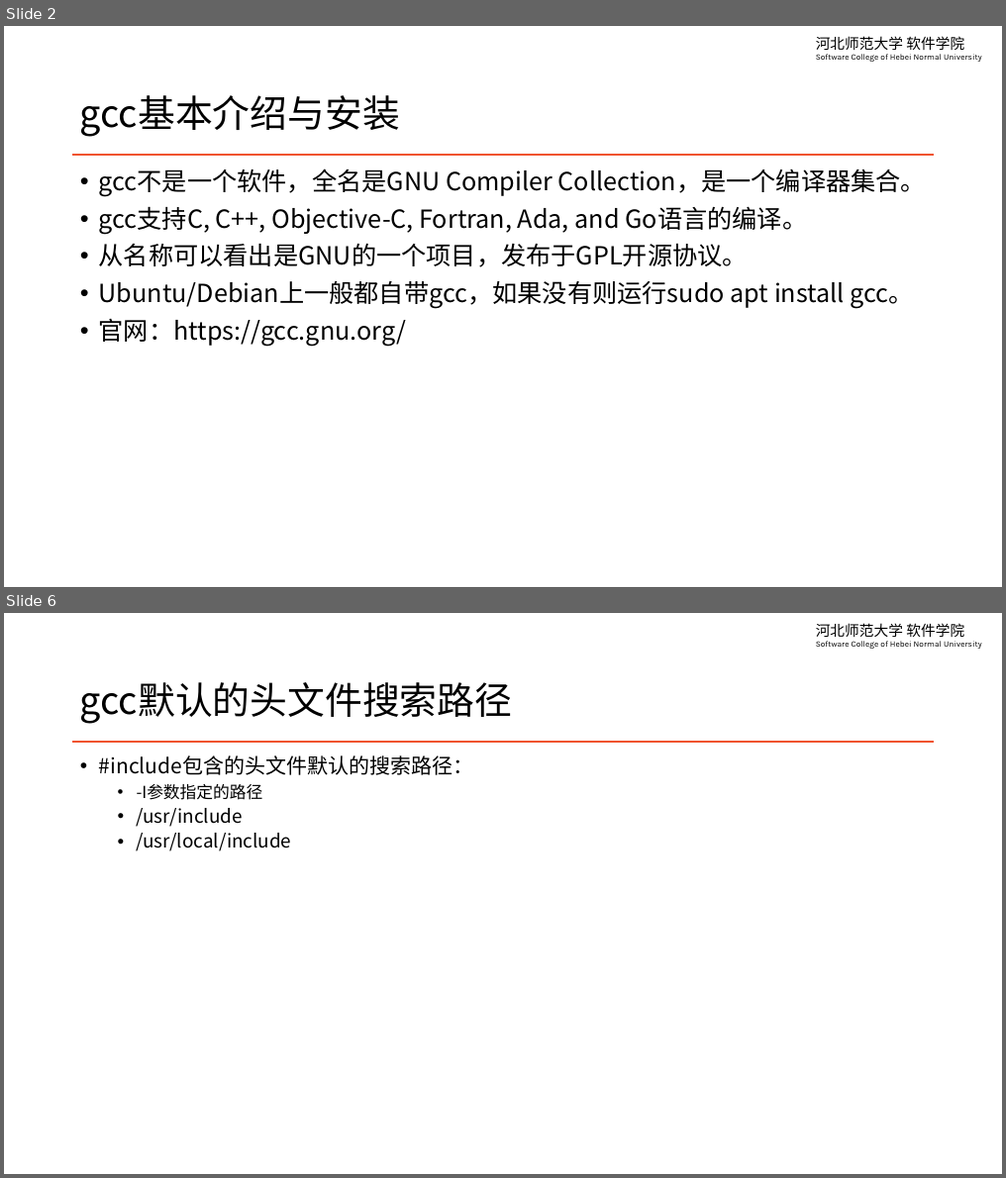
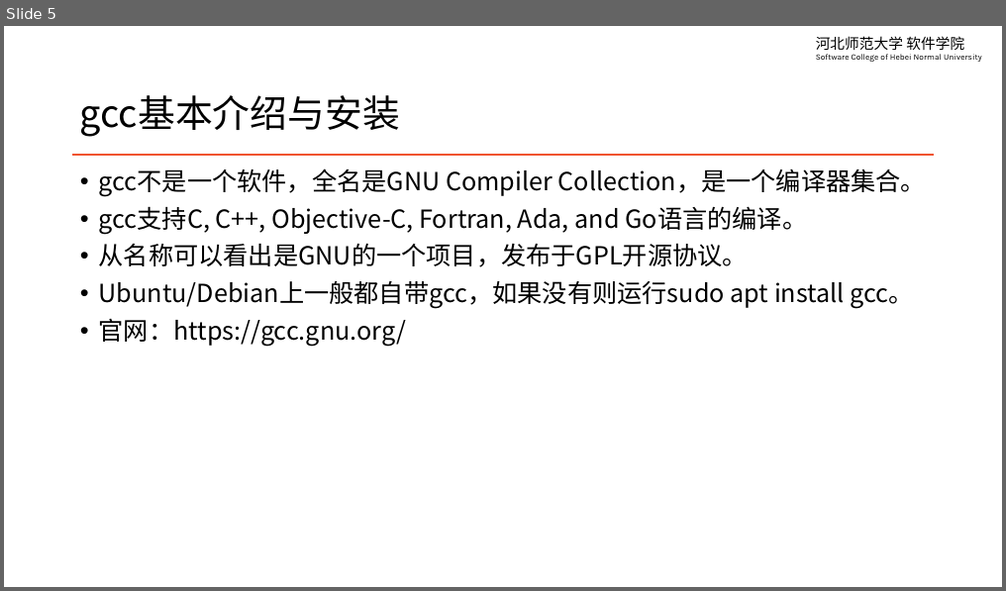
Before and after one commit to edu2act/course-linux-system, a slide deck: materials/slides/ch15-vim-and-linux-c-programming.pptx. Shown one above the other, each under a label of ours: slides 2 and 6 before the commit, slide 5 after it; the slides between them are not shown. The pictures are 1006x1178 and 1006x591 pixels, drawn with LibreOffice and Linux fonts; fonts in the diff are those of the drawing. Boxes give left, top, right and bottom in pixels: in the first picture for what was removed or moved away, otherwise in the second. Text is boxed around its words. In the diff, an @@ line names an element or a change of style, - is before the commit and + after.

```diff
--- a/materials/slides/ch15-vim-and-linux-c-programming.pptx
+++ b/materials/slides/ch15-vim-and-linux-c-programming.pptx
@@ slide 6 removed at box(4, 613, 1002, 1174), background #FFFFFF; not listed: 2 template elements that a slide beside it also shows @@
@@ title removed at box(80, 682, 512, 724) @@
-gcc默认的头文件搜索路径
@@ text removed at box(99, 756, 474, 852) @@
-• #include包含的头文件默认的搜索路径：
-  • -I参数指定的路径
-  • /usr/include
-  • /usr/local/include
@@ what was slide 2 is now slide 5 @@
```
Also in this commit, not shown: 3 slides changed, 3 slides added, 2 other slides removed.
